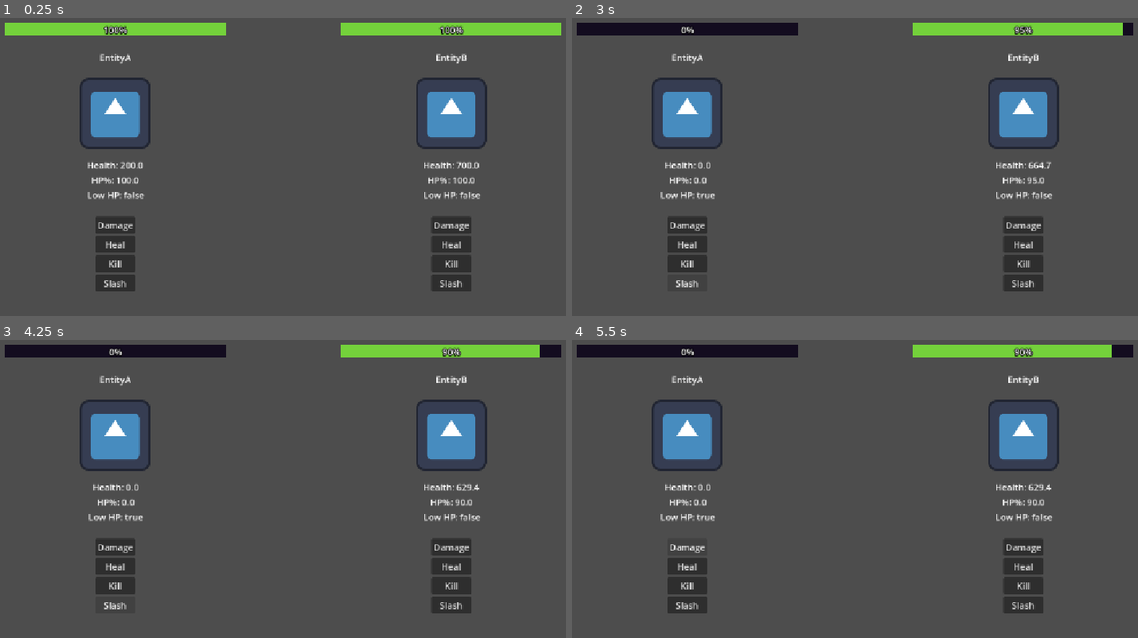
Above: before the commit, frames 1-4 (two rows, left to right).
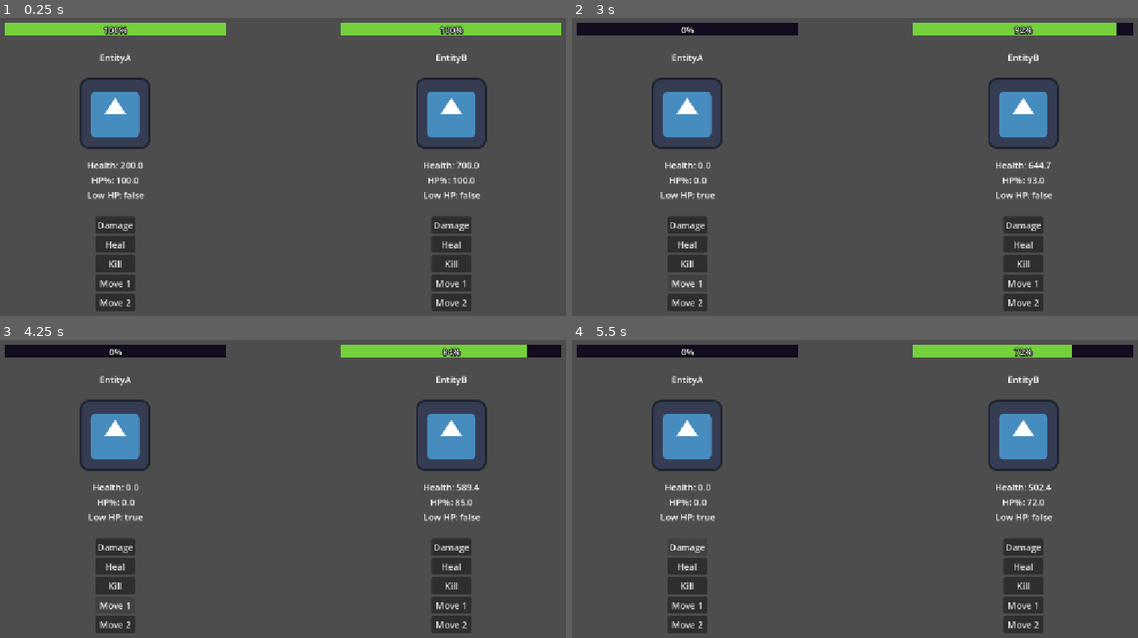
Above: after the commit, the same moments.

Repository: vexushi/vexushi-stats-system
Game: Godot game, scene res://debug/debug.tscn
Two runs of this game, one before a commit and one after it. Both use one fixed random seed, a clock stepped at 60 frames per second and the inputs below. The engine's default icon, where the game draws it, is replaced by a stand-in: a white triangle on a blue panel in a dark square.
Inputs (mouse positions are in pixels of both pictures, inside the frame that each line leads up to):
- Up to frame 1 (0.25 s): no input
- Up to frame 2 (3 s): click "Damage" at 0.5 s; click "Heal" at 1.25 s; click "Kill" at 2 s; click (685, 283) at 2.75 s, where only the run before the commit has a clickable "Slash"
- Up to frame 3 (4.25 s): click (113, 605) at 3.5 s, where only the run after the commit has a clickable "Move 1"
- Up to frame 4 (5.5 s): click (685, 623) at 4.25 s, where only the run after the commit has a clickable "Move 2"; click "Damage" at 5 s

The runs differ from the first frame. In frame 1, 0.9% of the frame differs, in the area x 16-84%, y 88-99%; in frame 2, 1.0%; in frame 3, 1.1%; in frame 4, 1.3%, in the area x 16-96%, y 1-99%.

Commit message:
feat: ability action types and type weakness and resistance

Diff:
--- /dev/null
+++ b/attack/ability_component.gd
@@ -0,0 +1,38 @@
+# Handles abilities
+
+class_name AbilityComponent
+extends Node
+
+@export var moveset: Array[Move] = []
+
+signal ability_used(move: Move)
+
+func _ready():
+	if  not get_stats():
+		push_error("Stats invalid!\n At: %s" % [self.get_path()])
+		queue_free()
+		return
+
+## Returns stats resource from StatsComponent
+func get_stats() -> Dictionary:
+	if get_parent().has_node("StatsComponent"):
+		return get_parent().get_node("StatsComponent").final_stats
+	else:
+		return {}
+
+func use_ability(target, move: Move) -> void:
+	match move.action:
+		Move.Action.ATTACK: send_attack(target, move)
+		Move.Action.BUFF: send_buff(target, move)
+		Move.Action.BUFF: send_debuff(target, move)
+	ability_used.emit(move)
+
+func send_attack(target: HealthComponent, move: Move) -> void:
+	var damage = move.raw_power + get_stats()["attack"] * move.multiplier
+	target.decrease_health(damage, move.type)
+
+func send_buff(target: StatsComponent, move: Move) -> void:
+	pass
+
+func send_debuff(target: StatsComponent, move: Move) -> void:
+	pass
--- /dev/null
+++ b/attack/ability_component.tscn
@@ -0,0 +1,6 @@
+[gd_scene format=3 uid="uid://vwlxd3qr1d5p"]
+
+[ext_resource type="Script" uid="uid://xdo77ptt2r7t" path="res://attack/ability_component.gd" id="1_dj5nf"]
+
+[node name="AttackComponent" type="Node"]
+script = ExtResource("1_dj5nf")
--- a/attack/attack_component.gd
+++ /dev/null
@@ -1,26 +0,0 @@
-# Handles sending damage
-
-class_name AttackComponent
-extends Node
-
-@export var moveset: Array[Moves] = []
-
-signal attacked(move: Moves)
-
-func _ready():
-	if  not get_stats():
-		push_error("Stats invalid!\n At: %s" % [self.get_path()])
-		queue_free()
-		return
-
-## Returns stats resource from StatsComponent
-func get_stats() -> Dictionary:
-	if get_parent().has_node("StatsComponent"):
-		return get_parent().get_node("StatsComponent").final_stats
-	else:
-		return {}
-
-func send_attack(target: HealthComponent, move: Moves) -> void:
-	var damage = move.raw_damage + get_stats()["attack"] * move.multiplier
-	target.decrease_health(damage, move.type)
-	attacked.emit(move)
--- a/attack/attack_component.tscn
+++ /dev/null
@@ -1,6 +0,0 @@
-[gd_scene load_steps=2 format=3 uid="uid://vwlxd3qr1d5p"]
-
-[ext_resource type="Script" uid="uid://xdo77ptt2r7t" path="res://attack/attack_component.gd" id="1_dj5nf"]
-
-[node name="AttackComponent" type="Node"]
-script = ExtResource("1_dj5nf")
--- /dev/null
+++ b/attack/moves/move.gd
@@ -0,0 +1,14 @@
+class_name Move
+extends Resource
+
+enum Action {
+	ATTACK,
+	BUFF,
+	DEBUFF
+}
+
+@export var name: String
+@export var action: Action = Action.ATTACK ## If true, the move is an attacking move.
+@export var type: Stats.Type ## Attack type
+@export var raw_power: float = 0.0 ## Effectiveness of the move
+@export var multiplier: float = 0.0 ## Multiplier for Attack stats with value from 0.0 - 1.0
--- a/attack/moves/moves.gd
+++ /dev/null
@@ -1,13 +0,0 @@
-class_name Moves
-extends Resource
-
-enum Types {
-	NORMAL,
-	FIRE,
-	POISON,
-}
-
-@export var name: String
-@export var type: Types ## Attack type
-@export var raw_damage: float = 0.0
-@export var multiplier: float = 0.0 ## Multiplier for Attack stats with value from 0.0 - 1.0
--- a/debug/debug.tscn
+++ b/debug/debug.tscn
@@ -5,8 +5,8 @@
 [ext_resource type="Script" uid="uid://by8impnodn0ti" path="res://stats/stats_component.gd" id="2_nlbt3"]
 [ext_resource type="Script" uid="uid://c45khdcxnvgrp" path="res://stats/stats.gd" id="3_25h3d"]
 [ext_resource type="PackedScene" uid="uid://cjjwl843smqa6" path="res://health/health_bar.tscn" id="4_sm0j5"]
-[ext_resource type="Script" uid="uid://xdo77ptt2r7t" path="res://attack/attack_component.gd" id="4_stv80"]
-[ext_resource type="Script" uid="uid://bcdk72ub6535p" path="res://attack/moves/moves.gd" id="5_jfkso"]
+[ext_resource type="Script" uid="uid://xdo77ptt2r7t" path="res://attack/ability_component.gd" id="4_stv80"]
+[ext_resource type="Script" uid="uid://bcdk72ub6535p" path="res://attack/moves/move.gd" id="5_jfkso"]
 
 [sub_resource type="Resource" id="Resource_f7210"]
 script = ExtResource("3_25h3d")
@@ -17,7 +17,15 @@
 [sub_resource type="Resource" id="Resource_nlbt3"]
 script = ExtResource("5_jfkso")
 name = "Slash"
-raw_damage = 30.0
+raw_power = 50.0
+multiplier = 0.5
+metadata/_custom_type_script = "uid://bcdk72ub6535p"
+
+[sub_resource type="Resource" id="Resource_6803i"]
+script = ExtResource("5_jfkso")
+name = "Quake"
+type = 5
+raw_power = 50.0
 multiplier = 0.5
 metadata/_custom_type_script = "uid://bcdk72ub6535p"
 
@@ -25,19 +33,29 @@
 script = ExtResource("3_25h3d")
 max_health = 700.0
 defense = 9.0
+attack = 20.0
+type = 4
 metadata/_custom_type_script = "uid://c45khdcxnvgrp"
+
+[sub_resource type="Resource" id="Resource_iv6g7"]
+script = ExtResource("5_jfkso")
+name = "Smite"
+type = 4
+raw_power = 50.0
+multiplier = 0.5
+metadata/_custom_type_script = "uid://bcdk72ub6535p"
 
 [node name="Debug" type="Node2D" unique_id=350398024]
 
 [node name="Camera2D" type="Camera2D" parent="." unique_id=2111388713]
 anchor_mode = 0
 
-[node name="EntityA" parent="." unique_id=1472110959 node_paths=PackedStringArray("health_bar", "health_component", "attack_component", "attack_target") instance=ExtResource("1_ifkhq")]
+[node name="EntityA" parent="." unique_id=1472110959 node_paths=PackedStringArray("health_bar", "health_component", "ability_component", "ability_target") instance=ExtResource("1_ifkhq")]
 position = Vector2(266, 232)
 health_bar = NodePath("HealthBar")
 health_component = NodePath("HealthComponent")
-attack_component = NodePath("AttackComponent")
-attack_target = NodePath("../EntityB/HealthComponent")
+ability_component = NodePath("AbilityComponent")
+ability_target = NodePath("../EntityB/HealthComponent")
 
 [node name="StatsComponent" type="Node" parent="EntityA" unique_id=1136467292]
 script = ExtResource("2_nlbt3")
@@ -48,9 +66,9 @@
 script = ExtResource("2_ifkhq")
 metadata/_custom_type_script = "uid://baom7f4psosaj"
 
-[node name="AttackComponent" type="Node" parent="EntityA" unique_id=1304497325]
+[node name="AbilityComponent" type="Node" parent="EntityA" unique_id=1304497325]
 script = ExtResource("4_stv80")
-moveset = Array[ExtResource("5_jfkso")]([SubResource("Resource_nlbt3")])
+moveset = Array[ExtResource("5_jfkso")]([SubResource("Resource_nlbt3"), SubResource("Resource_6803i")])
 metadata/_custom_type_script = "uid://xdo77ptt2r7t"
 
 [node name="HealthBar" parent="EntityA" unique_id=2052813472 node_paths=PackedStringArray("health_component") instance=ExtResource("4_sm0j5")]
@@ -59,11 +77,12 @@
 max_value = 200.0
 health_component = NodePath("../HealthComponent")
 
-[node name="EntityB" parent="." unique_id=549579009 node_paths=PackedStringArray("health_bar", "health_component", "attack_component") instance=ExtResource("1_ifkhq")]
+[node name="EntityB" parent="." unique_id=549579009 node_paths=PackedStringArray("health_bar", "health_component", "ability_component", "ability_target") instance=ExtResource("1_ifkhq")]
 position = Vector2(874, 232)
 health_bar = NodePath("HealthBar")
 health_component = NodePath("HealthComponent")
-attack_component = NodePath("AttackComponent")
+ability_component = NodePath("AbilityComponent")
+ability_target = NodePath("../EntityA/HealthComponent")
 
 [node name="StatsComponent" type="Node" parent="EntityB" unique_id=434442323]
 script = ExtResource("2_nlbt3")
@@ -74,8 +93,9 @@
 script = ExtResource("2_ifkhq")
 metadata/_custom_type_script = "uid://baom7f4psosaj"
 
-[node name="AttackComponent" type="Node" parent="EntityB" unique_id=1524651356]
+[node name="AbilityComponent" type="Node" parent="EntityB" unique_id=1524651356]
 script = ExtResource("4_stv80")
+moveset = Array[ExtResource("5_jfkso")]([SubResource("Resource_iv6g7")])
 metadata/_custom_type_script = "uid://xdo77ptt2r7t"
 
 [node name="HealthBar" parent="EntityB" unique_id=2033750734 node_paths=PackedStringArray("health_component") instance=ExtResource("4_sm0j5")]
@@ -87,8 +107,8 @@
 [connection signal="health_changed" from="EntityA/HealthComponent" to="EntityA" method="_on_health_component_health_changed"]
 [connection signal="just_reached_below_low_health" from="EntityA/HealthComponent" to="EntityA" method="_on_health_component_just_reached_below_low_health"]
 [connection signal="just_restored_above_low_health" from="EntityA/HealthComponent" to="EntityA" method="_on_health_component_just_restored_above_low_health"]
-[connection signal="attacked" from="EntityA/AttackComponent" to="EntityA" method="_on_attack_component_attacked"]
+[connection signal="ability_used" from="EntityA/AbilityComponent" to="EntityA" method="_on_ability_component_ability_used"]
 [connection signal="health_changed" from="EntityB/HealthComponent" to="EntityB" method="_on_health_component_health_changed"]
 [connection signal="just_reached_below_low_health" from="EntityB/HealthComponent" to="EntityB" method="_on_health_component_just_reached_below_low_health"]
 [connection signal="just_restored_above_low_health" from="EntityB/HealthComponent" to="EntityB" method="_on_health_component_just_restored_above_low_health"]
-[connection signal="attacked" from="EntityB/AttackComponent" to="EntityB" method="_on_attack_component_attacked"]
+[connection signal="ability_used" from="EntityB/AbilityComponent" to="EntityB" method="_on_ability_component_ability_used"]
--- a/entities/entity.gd
+++ b/entities/entity.gd
@@ -2,6 +2,7 @@
 
 @onready var nametag: Label = $Nametag
 @onready var sprite: Sprite2D = $Sprite
+@export var move_1: Button
 
 @onready var health_label: Label = $Stats/VBoxContainer/Health
 @onready var health_percentage_label: Label = $Stats/VBoxContainer/HealthPercentage
@@ -9,9 +10,9 @@
 
 @export var health_bar: ProgressBar
 @export var health_component: HealthComponent = null
-@export var attack_component: AttackComponent = null
+@export var ability_component: AbilityComponent = null
 
-@export var attack_target: HealthComponent
+@export var ability_target: HealthComponent
 
 # Called when the node enters the scene tree for the first time.
 func _ready() -> void:
@@ -37,7 +38,7 @@
 
 func _on_damage_button_up() -> void:
 	if health_component:
-		health_component.decrease_health(30, Moves.Types.NORMAL)
+		health_component.decrease_health(30, Stats.Type.NEUTER)
 	pass # Replace with function body.
 
 
@@ -66,17 +67,16 @@
 		health_bar.fill_color_to_normal()
 	pass # Replace with function body.
 
-func _on_attack_component_attacked(move: Moves) -> void:
+func _on_ability_component_ability_used(move: Move) -> void:
 	print("%s used %s!" % [self.name, move.name])
 	pass # Replace with function body.
 
 func _on_move_1_button_up() -> void:
-	if attack_component:
-		var i: int = 0
-		var move_id: int
-		for move in attack_component.moveset:
-			if move.name == "Slash":
-				move_id = i
-			i += 1
-		attack_component.send_attack(attack_target, attack_component.moveset[move_id])
+	if ability_component:
+		ability_component.use_ability(ability_target, ability_component.moveset[0])
 	pass # Replace with function body.
+
+func _on_move_2_button_up() -> void:
+	if ability_component:
+		ability_component.use_ability(ability_target, ability_component.moveset[1])
+	pass # Replace with function body.
--- a/entities/entity.tscn
+++ b/entities/entity.tscn
@@ -1,15 +1,16 @@
-[gd_scene load_steps=3 format=3 uid="uid://dq1em2fw3y4ay"]
+[gd_scene format=3 uid="uid://dq1em2fw3y4ay"]
 
 [ext_resource type="Script" uid="uid://dxrhpukp14jkf" path="res://entities/entity.gd" id="1_ep4xq"]
 [ext_resource type="Texture2D" uid="uid://4q335xxs2p" path="res://icon.svg" id="1_jm4vq"]
 
-[node name="Entity" type="Node2D"]
+[node name="Entity" type="Node2D" unique_id=1863184436 node_paths=PackedStringArray("move_1")]
 script = ExtResource("1_ep4xq")
+move_1 = NodePath("DebugActions/VBoxContainer/Move1")
 
-[node name="Sprite" type="Sprite2D" parent="."]
+[node name="Sprite" type="Sprite2D" parent="." unique_id=209158485]
 texture = ExtResource("1_jm4vq")
 
-[node name="Nametag" type="Label" parent="."]
+[node name="Nametag" type="Label" parent="." unique_id=443091017]
 anchors_preset = 8
 anchor_left = 0.5
 anchor_top = 0.5
@@ -24,7 +25,7 @@
 text = "Name"
 horizontal_alignment = 1
 
-[node name="Stats" type="Control" parent="."]
+[node name="Stats" type="Control" parent="." unique_id=992432276]
 layout_mode = 3
 anchors_preset = 5
 anchor_left = 0.5
@@ -35,7 +36,7 @@
 offset_bottom = 122.0
 grow_horizontal = 2
 
-[node name="VBoxContainer" type="VBoxContainer" parent="Stats"]
+[node name="VBoxContainer" type="VBoxContainer" parent="Stats" unique_id=1917957519]
 layout_mode = 1
 anchors_preset = 5
 anchor_left = 0.5
@@ -45,22 +46,22 @@
 offset_bottom = 40.0
 grow_horizontal = 2
 
-[node name="Health" type="Label" parent="Stats/VBoxContainer"]
+[node name="Health" type="Label" parent="Stats/VBoxContainer" unique_id=788597617]
 layout_mode = 2
 text = "Health: null"
 horizontal_alignment = 1
 
-[node name="HealthPercentage" type="Label" parent="Stats/VBoxContainer"]
+[node name="HealthPercentage" type="Label" parent="Stats/VBoxContainer" unique_id=1495111664]
 layout_mode = 2
 text = "HP%: null"
 horizontal_alignment = 1
 
-[node name="LowHealth" type="Label" parent="Stats/VBoxContainer"]
+[node name="LowHealth" type="Label" parent="Stats/VBoxContainer" unique_id=2014943294]
 layout_mode = 2
 text = "Low HP: null"
 horizontal_alignment = 1
 
-[node name="DebugActions" type="Control" parent="."]
+[node name="DebugActions" type="Control" parent="." unique_id=32839333]
 layout_mode = 3
 anchors_preset = 7
 anchor_left = 0.5
@@ -70,7 +71,7 @@
 grow_horizontal = 2
 grow_vertical = 0
 
-[node name="VBoxContainer" type="VBoxContainer" parent="DebugActions"]
+[node name="VBoxContainer" type="VBoxContainer" parent="DebugActions" unique_id=165219123]
 layout_mode = 1
 anchors_preset = 5
 anchor_left = 0.5
@@ -81,23 +82,28 @@
 offset_bottom = 288.0
 grow_horizontal = 2
 
-[node name="Damage" type="Button" parent="DebugActions/VBoxContainer"]
+[node name="Damage" type="Button" parent="DebugActions/VBoxContainer" unique_id=2013235005]
 layout_mode = 2
 text = "Damage"
 
-[node name="Heal" type="Button" parent="DebugActions/VBoxContainer"]
+[node name="Heal" type="Button" parent="DebugActions/VBoxContainer" unique_id=604386385]
 layout_mode = 2
 text = "Heal"
 
-[node name="Kill" type="Button" parent="DebugActions/VBoxContainer"]
+[node name="Kill" type="Button" parent="DebugActions/VBoxContainer" unique_id=1497869825]
 layout_mode = 2
 text = "Kill"
 
-[node name="Move1" type="Button" parent="DebugActions/VBoxContainer"]
+[node name="Move1" type="Button" parent="DebugActions/VBoxContainer" unique_id=1915101146]
 layout_mode = 2
-text = "Slash"
+text = "Move 1"
+
+[node name="Move 2" type="Button" parent="DebugActions/VBoxContainer" unique_id=1768027637]
+layout_mode = 2
+text = "Move 2"
 
 [connection signal="button_up" from="DebugActions/VBoxContainer/Damage" to="." method="_on_damage_button_up"]
 [connection signal="button_up" from="DebugActions/VBoxContainer/Heal" to="." method="_on_heal_button_up"]
 [connection signal="button_up" from="DebugActions/VBoxContainer/Kill" to="." method="_on_kill_button_up"]
 [connection signal="button_up" from="DebugActions/VBoxContainer/Move1" to="." method="_on_move_1_button_up"]
+[connection signal="button_up" from="DebugActions/VBoxContainer/Move 2" to="." method="_on_move_2_button_up"]
--- a/health/health_component.gd
+++ b/health/health_component.gd
@@ -10,8 +10,7 @@
 
 # Stat constants for modifiers
 const DEFENSE_CONSTANT = 0.3 ## Constant for defense modifier
-const ASBESTINE_CONSTANT = 0.3 ## Constant for fire resistance modifier
-const IMMUNITY_CONSTANT = 0.3 ## Constant for poison resistance modifier
+const IMMUNITY_CONSTANT = 0.3 ## Constant for resistance modifier
 
 # Signals
 signal died
@@ -70,18 +69,19 @@
 	print("%s healed %d HP" % [get_parent().name, int(amount)])
 
 ## Decrease health by x amount.
-func decrease_health(damage: float, type: Moves.Types) -> void:
+func decrease_health(damage: float, type: Stats.Type) -> void:
 	if is_dead(): # Don't decrease health if already dead
 		print("%s is dead! Unable to decrease health further." % [get_parent().name])
 		return
-	var modifier: float = 0.0
-	match type:
-		Moves.Types.NORMAL:
-			modifier = DEFENSE_CONSTANT * get_stats()["defense"]
-		Moves.Types.FIRE:
-			modifier = ASBESTINE_CONSTANT * get_stats()["asbestine"]
-		Moves.Types.POISON:
-			modifier = IMMUNITY_CONSTANT * get_stats()["immunity"]
+
+	var modifier: float = DEFENSE_CONSTANT * get_stats()["defense"]
+
+	if is_resistant_to(type):
+		modifier += IMMUNITY_CONSTANT * get_stats()["immunity"]
+		print("%s is resistant to %s!" % [get_parent().name, str(Stats.Type.find_key(type))])
+	if is_weak_to(type):
+		modifier = -(0.5 * damage)
+		print("%s is weak to %s!" % [get_parent().name, str(Stats.Type.find_key(type))])
 	#var modifier = DEFENSE_CONSTANT * stats.defense
 	#defense_penetration = clampf(defense_penetration, 0.0, 1.0)
 	damage = max(damage - modifier, 0.0) # Apply damage reduction by defense
@@ -111,6 +111,36 @@
 		just_restored_above_low_health.emit()
 	was_low_health = now_low_health
 
+## Checks if the entity holding this HealthComponent is weak to the specified type.
+func is_weak_to(type: Stats.Type) -> bool:
+	match get_stats()["type"]:
+		Stats.Type.IGNIS:
+			return type == Stats.Type.AQUA
+		Stats.Type.AQUA:
+			return type == Stats.Type.ELECTRUM or Stats.Type.FOLIUM
+		Stats.Type.FOLIUM:
+			return type == Stats.Type.IGNIS
+		Stats.Type.ELECTRUM:
+			return type == Stats.Type.TERRA
+		Stats.Type.TERRA:
+			return type == Stats.Type.AQUA or Stats.Type.FOLIUM
+	return false
+
+## Checks if the entity holding this HealthComponent is resistant to the specified type.
+func is_resistant_to(type: Stats.Type) -> bool:
+	match get_stats()["type"]:
+		Stats.Type.IGNIS:
+			return type == Stats.Type.FOLIUM
+		Stats.Type.AQUA:
+			return type == Stats.Type.IGNIS or Stats.Type.TERRA
+		Stats.Type.FOLIUM:
+			return type == Stats.Type.TERRA or Stats.Type.AQUA
+		Stats.Type.ELECTRUM:
+			return type == Stats.Type.AQUA
+		Stats.Type.TERRA:
+			return type == Stats.Type.ELECTRUM
+	return false
+
 ## Checks if health is considered low.
 func is_low() -> bool:
 	return health <= low_health_treshhold * get_stats()["max_health"]
--- a/stats/stats.gd
+++ b/stats/stats.gd
@@ -1,8 +1,19 @@
 class_name Stats
 extends Resource
 
+enum Type {
+	NEUTER,
+	IGNIS,
+	AQUA,
+	FOLIUM,
+	ELECTRUM,
+	TERRA
+}
+
 @export var max_health: float = 200.0
 @export var defense: float = 1.0
+@export var immunity: float = 1.0
 @export var attack: float = 1.0
 @export var agility: float = 1.0
+@export var type: Type = Type.NEUTER
 # Add more stats here if needed
Renamed: attack/attack_component.gd.uid -> attack/ability_component.gd.uid
Renamed: attack/moves/moves.gd.uid -> attack/moves/move.gd.uid
